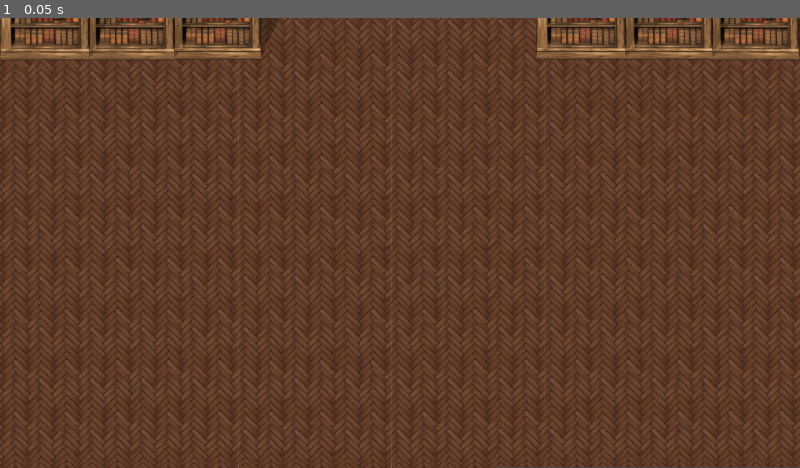
Above: before the commit, frame 1.
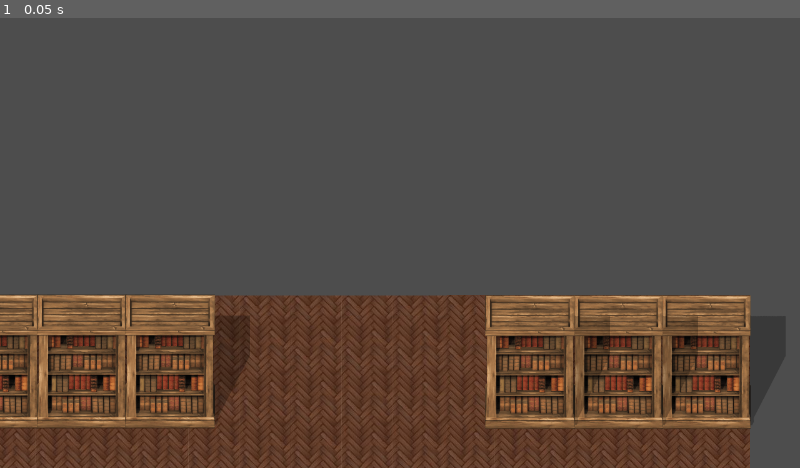
Above: after the commit, the same moment.

Repository: DnilsonAH/VolcanGameJam
Game: Godot game, scene res://Escenas/Game/escena2_biblioteca.tscn
The game is run twice, just before and just after one commit, with the same random seed, the same clock (stepped at 60 frames per second) and the same inputs. This scene is started directly instead of the project's main scene.
Inputs:
- Up to frame 1 (0.05 s): no input

The runs differ from the first frame. In frame 1, 77% of the frame differs, in the area x 0-100%, y 0-100%.

Commit message:
Assets libreria

Diff:
--- /dev/null
+++ b/Entities/labrary/libreros.tscn
@@ -0,0 +1,15 @@
+[gd_scene load_steps=3 format=3 uid="uid://dnhwdpnttghdm"]
+
+[ext_resource type="Texture2D" uid="uid://nec2p2umlm5f" path="res://Resources/Images/library/bookcaseBooks_S.png" id="1_yjt17"]
+
+[sub_resource type="RectangleShape2D" id="RectangleShape2D_ypqmy"]
+size = Vector2(141, 217)
+
+[node name="libreros" type="StaticBody2D"]
+
+[node name="Sprite2D" type="Sprite2D" parent="."]
+texture = ExtResource("1_yjt17")
+
+[node name="CollisionShape2D" type="CollisionShape2D" parent="."]
+position = Vector2(0.5, 71.5)
+shape = SubResource("RectangleShape2D_ypqmy")
--- a/Escenas/Game/escena2_biblioteca.tscn
+++ b/Escenas/Game/escena2_biblioteca.tscn
@@ -1,38 +1,32 @@
 [gd_scene load_steps=3 format=3 uid="uid://b5i621u1nubrv"]
 
 [ext_resource type="Texture2D" uid="uid://bty8r05pmqts2" path="res://Resources/Images/library/Fondo.jpg" id="1_5cuji"]
-[ext_resource type="Texture2D" uid="uid://nec2p2umlm5f" path="res://Resources/Images/library/bookcaseBooks_S.png" id="2_8l0iy"]
+[ext_resource type="PackedScene" uid="uid://dnhwdpnttghdm" path="res://Entities/labrary/libreros.tscn" id="2_5cuji"]
 
 [node name="escena2_biblioteca" type="Node2D"]
 
 [node name="TextureRect" type="TextureRect" parent="."]
-offset_right = 40.0
-offset_bottom = 40.0
+offset_left = -80.0
+offset_top = 444.0
+offset_right = 1200.0
+offset_bottom = 1164.0
 rotation = -0.0006288505
 texture = ExtResource("1_5cuji")
 
-[node name="BookcaseBooksS" type="Sprite2D" parent="."]
-position = Vector2(1207, -111)
-texture = ExtResource("2_8l0iy")
+[node name="StaticBody2D" parent="." instance=ExtResource("2_5cuji")]
+position = Vector2(-10, 478)
 
-[node name="BookcaseBooksS2" type="Sprite2D" parent="."]
-position = Vector2(1069, -112)
-texture = ExtResource("2_8l0iy")
+[node name="StaticBody2D2" parent="." instance=ExtResource("2_5cuji")]
+position = Vector2(131, 478)
 
-[node name="BookcaseBooksS3" type="Sprite2D" parent="."]
-position = Vector2(930, -112)
-texture = ExtResource("2_8l0iy")
+[node name="StaticBody2D3" parent="." instance=ExtResource("2_5cuji")]
+position = Vector2(272, 478)
 
-[node name="BookcaseBooksS7" type="Sprite2D" parent="."]
-position = Vector2(346, -112)
-texture = ExtResource("2_8l0iy")
+[node name="StaticBody2D4" parent="." instance=ExtResource("2_5cuji")]
+position = Vector2(1129, 479)
 
-[node name="BookcaseBooksS8" type="Sprite2D" parent="."]
-position = Vector2(209, -111.00001)
-rotation = 0.0048869113
-texture = ExtResource("2_8l0iy")
+[node name="StaticBody2D5" parent="." instance=ExtResource("2_5cuji")]
+position = Vector2(989, 479)
 
-[node name="BookcaseBooksS9" type="Sprite2D" parent="."]
-position = Vector2(72, -111)
-rotation = -0.0014724078
-texture = ExtResource("2_8l0iy")
+[node name="StaticBody2D6" parent="." instance=ExtResource("2_5cuji")]
+position = Vector2(848, 479)
Binary file added: Resources/Images/library/bookcaseBooksLadder_S.png
Not shown, added: Resources/Images/library/bookcaseBooksLadder_S.png.import
Binary file added: Resources/Images/library/bookcaseBooksLadder_W.png
Not shown, added: Resources/Images/library/bookcaseBooksLadder_W.png.import
Binary file added: Resources/Images/library/bookcaseBooks_E.png
Not shown, added: Resources/Images/library/bookcaseBooks_E.png.import
Binary file added: Resources/Images/library/bookcaseBooks_N.png
Not shown, added: Resources/Images/library/bookcaseBooks_N.png.import
Binary file added: Resources/Images/library/bookcaseBooks_W.png
Not shown, added: Resources/Images/library/bookcaseBooks_W.png.import
Binary file added: Resources/Images/library/bookcaseEmptyLadder_E.png
Not shown, added: Resources/Images/library/bookcaseEmptyLadder_E.png.import
